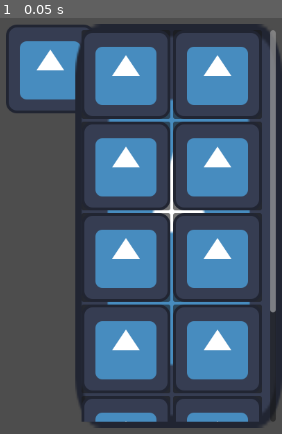
Above: before the commit, frame 1.
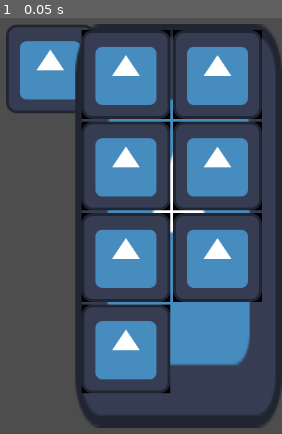
Above: after the commit, the same moment.

Repository: IDokan/Sooni
Game: Godot game, scene res://main.tscn
Same seed, same stepped clock (60 frames per second), same inputs: the game is played once before the commit and once after it. The engine's default icon, where the game draws it, is replaced by a stand-in: a white triangle on a blue panel in a dark square.
Inputs:
- Up to frame 1 (0.05 s): no input

The runs differ from the first frame. In frame 1, 7.7% of the frame differs, in the area x 28-98%, y 2-98%.
Error after the commit: Parse Error: Identifier "Dish" not declared in the current scope. (res://ItemBg.gd:28)

Commit message:
#1 Implemented dragdrop trio functions. Figured how to spawn an object.
InventoryBg - PNG file shows background of inventory slot.
ItemBg.gd - A gdscript file that implemented dragdrop trio (_get_drag_data, _can_drop_data, and _drop_data). It worked if and only if target data has the trio function. Thus, it is impossible to spawn an object using it. I need to implement a spawner to spawn an object in game world.

Diff:
--- /dev/null
+++ b/demo/ItemBg.gd
@@ -0,0 +1,37 @@
+extends TextureRect
+
+func _get_drag_data(_at_position):
+
+	var drag_texture = TextureRect.new()
+	drag_texture.expand_mode = 1
+	drag_texture.texture = texture
+	drag_texture.size = Vector2(100, 100)
+
+	var control = Control.new()
+	control.add_child(drag_texture)
+	drag_texture.position = -0.5 * drag_texture.size
+	set_drag_preview(control)
+
+	texture = null
+
+	return drag_texture.texture
+
+func _can_drop_data(_at_position, data):
+	return true
+
+
+func _drop_data(_at_position, data):
+	texture = data
+
+
+
+	var dish = Dish.new()
+	dish.texture = data
+
+
+	dish.position = get_global_mouse_position()
+	#get_global_transform_with_canvas().basis_xform(_at_position)
+
+	get_tree().root.get_child(0).add_child(dish)
+
+	pass
--- a/demo/main.tscn
+++ b/demo/main.tscn
@@ -1,14 +1,16 @@
-[gd_scene load_steps=8 format=3 uid="uid://ryor8sexabyv"]
+[gd_scene load_steps=10 format=3 uid="uid://ryor8sexabyv"]
 
 [ext_resource type="Texture2D" uid="uid://h5v60w4x36b3" path="res://icon.svg" id="1_j8afg"]
 [ext_resource type="Script" path="res://platform.gd" id="2_e5438"]
+[ext_resource type="Texture2D" uid="uid://boufkd127m477" path="res://InventoryBg.png" id="3_t6wf1"]
+[ext_resource type="Script" path="res://ItemBg.gd" id="3_xa2a1"]
 
 [sub_resource type="RectangleShape2D" id="RectangleShape2D_dohu7"]
 
-[sub_resource type="PhysicsMaterial" id="PhysicsMaterial_oavwm"]
+[sub_resource type="PhysicsMaterial" id="PhysicsMaterial_yyy2p"]
 bounce = 0.5
 
-[sub_resource type="PhysicsMaterial" id="PhysicsMaterial_cuipx"]
+[sub_resource type="PhysicsMaterial" id="PhysicsMaterial_y8ej8"]
 bounce = 0.5
 
 [sub_resource type="RectangleShape2D" id="RectangleShape2D_5ugot"]
@@ -129,144 +131,84 @@
 
 [node name="ItemBg" type="TextureRect" parent="CanvasLayer/NinePatchRect/MarginContainer/ScrollContainer/GridContainer"]
 layout_mode = 2
-mouse_filter = 2
-texture = ExtResource("1_j8afg")
-
-[node name="Panel" type="Panel" parent="CanvasLayer/NinePatchRect/MarginContainer/ScrollContainer/GridContainer/ItemBg"]
-show_behind_parent = true
-layout_mode = 0
-offset_right = 128.0
-offset_bottom = 128.0
-mouse_filter = 2
+texture = ExtResource("3_t6wf1")
+
+[node name="TextureRect" type="TextureRect" parent="CanvasLayer/NinePatchRect/MarginContainer/ScrollContainer/GridContainer/ItemBg"]
+custom_minimum_size = Vector2(128, 128)
+layout_mode = 0
+offset_right = 40.0
+offset_bottom = 40.0
+texture = ExtResource("1_j8afg")
+script = ExtResource("3_xa2a1")
 
 [node name="ItemBg2" type="TextureRect" parent="CanvasLayer/NinePatchRect/MarginContainer/ScrollContainer/GridContainer"]
 layout_mode = 2
-mouse_filter = 2
-texture = ExtResource("1_j8afg")
-
-[node name="Panel" type="Panel" parent="CanvasLayer/NinePatchRect/MarginContainer/ScrollContainer/GridContainer/ItemBg2"]
-show_behind_parent = true
-layout_mode = 0
-offset_right = 128.0
-offset_bottom = 128.0
-mouse_filter = 2
+texture = ExtResource("3_t6wf1")
+
+[node name="TextureRect" type="TextureRect" parent="CanvasLayer/NinePatchRect/MarginContainer/ScrollContainer/GridContainer/ItemBg2"]
+custom_minimum_size = Vector2(128, 128)
+layout_mode = 0
+offset_right = 40.0
+offset_bottom = 40.0
+texture = ExtResource("1_j8afg")
+script = ExtResource("3_xa2a1")
 
 [node name="ItemBg3" type="TextureRect" parent="CanvasLayer/NinePatchRect/MarginContainer/ScrollContainer/GridContainer"]
 layout_mode = 2
-mouse_filter = 2
-texture = ExtResource("1_j8afg")
-
-[node name="Panel" type="Panel" parent="CanvasLayer/NinePatchRect/MarginContainer/ScrollContainer/GridContainer/ItemBg3"]
-show_behind_parent = true
-layout_mode = 0
-offset_right = 128.0
-offset_bottom = 128.0
-mouse_filter = 2
+texture = ExtResource("3_t6wf1")
+
+[node name="TextureRect" type="TextureRect" parent="CanvasLayer/NinePatchRect/MarginContainer/ScrollContainer/GridContainer/ItemBg3"]
+custom_minimum_size = Vector2(128, 128)
+layout_mode = 0
+offset_right = 40.0
+offset_bottom = 40.0
+texture = ExtResource("1_j8afg")
+script = ExtResource("3_xa2a1")
 
 [node name="ItemBg4" type="TextureRect" parent="CanvasLayer/NinePatchRect/MarginContainer/ScrollContainer/GridContainer"]
 layout_mode = 2
-mouse_filter = 2
-texture = ExtResource("1_j8afg")
-
-[node name="Panel" type="Panel" parent="CanvasLayer/NinePatchRect/MarginContainer/ScrollContainer/GridContainer/ItemBg4"]
-show_behind_parent = true
-layout_mode = 0
-offset_right = 128.0
-offset_bottom = 128.0
-mouse_filter = 2
+texture = ExtResource("3_t6wf1")
+
+[node name="TextureRect" type="TextureRect" parent="CanvasLayer/NinePatchRect/MarginContainer/ScrollContainer/GridContainer/ItemBg4"]
+custom_minimum_size = Vector2(128, 128)
+layout_mode = 0
+offset_right = 40.0
+offset_bottom = 40.0
+texture = ExtResource("1_j8afg")
+script = ExtResource("3_xa2a1")
 
 [node name="ItemBg5" type="TextureRect" parent="CanvasLayer/NinePatchRect/MarginContainer/ScrollContainer/GridContainer"]
 layout_mode = 2
-mouse_filter = 2
-texture = ExtResource("1_j8afg")
-
-[node name="Panel" type="Panel" parent="CanvasLayer/NinePatchRect/MarginContainer/ScrollContainer/GridContainer/ItemBg5"]
-show_behind_parent = true
-layout_mode = 0
-offset_right = 128.0
-offset_bottom = 128.0
-mouse_filter = 2
+texture = ExtResource("3_t6wf1")
+
+[node name="TextureRect" type="TextureRect" parent="CanvasLayer/NinePatchRect/MarginContainer/ScrollContainer/GridContainer/ItemBg5"]
+custom_minimum_size = Vector2(128, 128)
+layout_mode = 0
+offset_right = 40.0
+offset_bottom = 40.0
+texture = ExtResource("1_j8afg")
+script = ExtResource("3_xa2a1")
 
 [node name="ItemBg6" type="TextureRect" parent="CanvasLayer/NinePatchRect/MarginContainer/ScrollContainer/GridContainer"]
 layout_mode = 2
-mouse_filter = 2
-texture = ExtResource("1_j8afg")
-
-[node name="Panel" type="Panel" parent="CanvasLayer/NinePatchRect/MarginContainer/ScrollContainer/GridContainer/ItemBg6"]
-show_behind_parent = true
-layout_mode = 0
-offset_right = 128.0
-offset_bottom = 128.0
-mouse_filter = 2
+texture = ExtResource("3_t6wf1")
+
+[node name="TextureRect" type="TextureRect" parent="CanvasLayer/NinePatchRect/MarginContainer/ScrollContainer/GridContainer/ItemBg6"]
+custom_minimum_size = Vector2(128, 128)
+layout_mode = 0
+offset_right = 40.0
+offset_bottom = 40.0
+texture = ExtResource("1_j8afg")
+script = ExtResource("3_xa2a1")
 
 [node name="ItemBg7" type="TextureRect" parent="CanvasLayer/NinePatchRect/MarginContainer/ScrollContainer/GridContainer"]
 layout_mode = 2
-mouse_filter = 2
-texture = ExtResource("1_j8afg")
-
-[node name="Panel" type="Panel" parent="CanvasLayer/NinePatchRect/MarginContainer/ScrollContainer/GridContainer/ItemBg7"]
-show_behind_parent = true
-layout_mode = 0
-offset_right = 128.0
-offset_bottom = 128.0
-mouse_filter = 2
-
-[node name="ItemBg8" type="TextureRect" parent="CanvasLayer/NinePatchRect/MarginContainer/ScrollContainer/GridContainer"]
-layout_mode = 2
-mouse_filter = 2
-texture = ExtResource("1_j8afg")
-
-[node name="Panel" type="Panel" parent="CanvasLayer/NinePatchRect/MarginContainer/ScrollContainer/GridContainer/ItemBg8"]
-show_behind_parent = true
-layout_mode = 0
-offset_right = 128.0
-offset_bottom = 128.0
-mouse_filter = 2
-
-[node name="ItemBg9" type="TextureRect" parent="CanvasLayer/NinePatchRect/MarginContainer/ScrollContainer/GridContainer"]
-layout_mode = 2
-mouse_filter = 2
-texture = ExtResource("1_j8afg")
-
-[node name="Panel" type="Panel" parent="CanvasLayer/NinePatchRect/MarginContainer/ScrollContainer/GridContainer/ItemBg9"]
-show_behind_parent = true
-layout_mode = 0
-offset_right = 128.0
-offset_bottom = 128.0
-mouse_filter = 2
-
-[node name="ItemBg10" type="TextureRect" parent="CanvasLayer/NinePatchRect/MarginContainer/ScrollContainer/GridContainer"]
-layout_mode = 2
-mouse_filter = 2
-texture = ExtResource("1_j8afg")
-
-[node name="Panel" type="Panel" parent="CanvasLayer/NinePatchRect/MarginContainer/ScrollContainer/GridContainer/ItemBg10"]
-show_behind_parent = true
-layout_mode = 0
-offset_right = 128.0
-offset_bottom = 128.0
-mouse_filter = 2
-
-[node name="ItemBg11" type="TextureRect" parent="CanvasLayer/NinePatchRect/MarginContainer/ScrollContainer/GridContainer"]
-layout_mode = 2
-mouse_filter = 2
-texture = ExtResource("1_j8afg")
-
-[node name="Panel" type="Panel" parent="CanvasLayer/NinePatchRect/MarginContainer/ScrollContainer/GridContainer/ItemBg11"]
-show_behind_parent = true
-layout_mode = 0
-offset_right = 128.0
-offset_bottom = 128.0
-mouse_filter = 2
-
-[node name="ItemBg12" type="TextureRect" parent="CanvasLayer/NinePatchRect/MarginContainer/ScrollContainer/GridContainer"]
-layout_mode = 2
-mouse_filter = 2
-texture = ExtResource("1_j8afg")
-
-[node name="Panel" type="Panel" parent="CanvasLayer/NinePatchRect/MarginContainer/ScrollContainer/GridContainer/ItemBg12"]
-show_behind_parent = true
-layout_mode = 0
-offset_right = 128.0
-offset_bottom = 128.0
-mouse_filter = 2
+texture = ExtResource("3_t6wf1")
+
+[node name="TextureRect" type="TextureRect" parent="CanvasLayer/NinePatchRect/MarginContainer/ScrollContainer/GridContainer/ItemBg7"]
+custom_minimum_size = Vector2(128, 128)
+layout_mode = 0
+offset_right = 40.0
+offset_bottom = 40.0
+texture = ExtResource("1_j8afg")
+script = ExtResource("3_xa2a1")
Binary file added: demo/InventoryBg.png
Not shown, added: demo/InventoryBg.png.import
Not shown: 1 places in demo/main.tscn that only renumber resources
Not shown, changed: src/Dish.cpp
